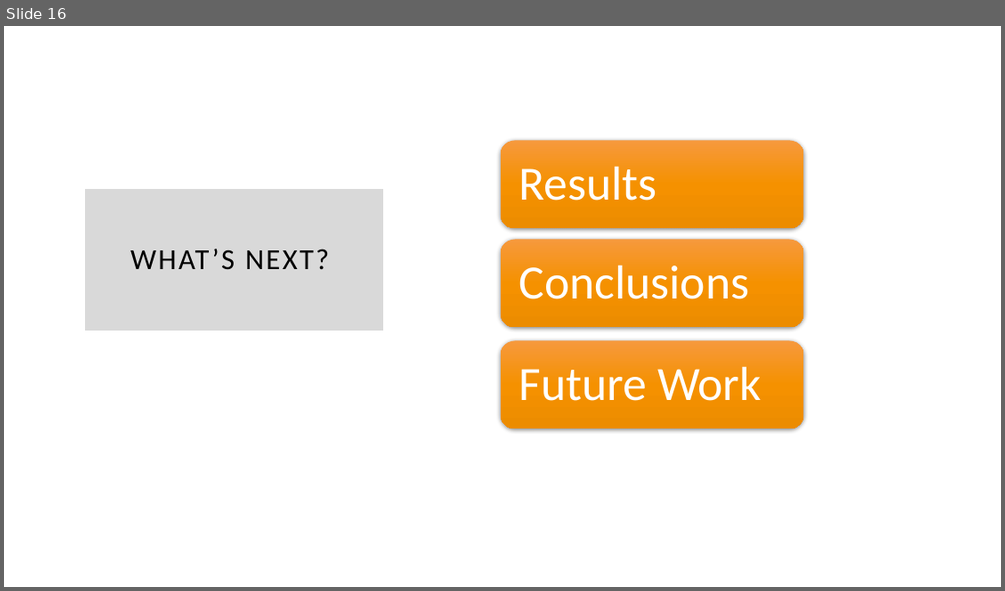
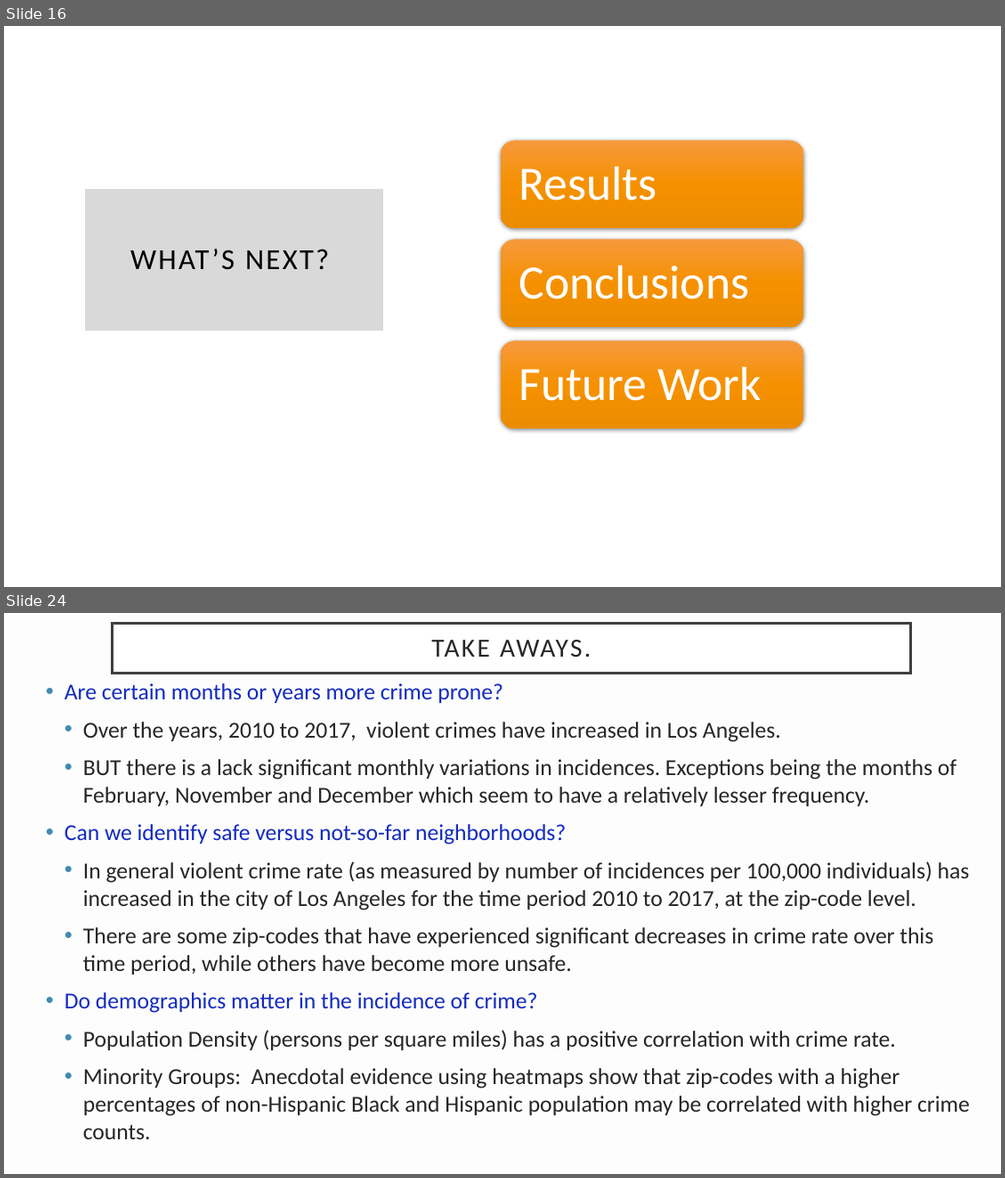
Before and after one commit to shrawantee/Project-Analysis-of-Violent-Crime-in-LA, a slide deck: Presentation/LACity Crime-Final Slides.pptx. Shown one above the other, each under a label of ours: slide 16 before the commit, slides 16 and 24 after it; the slides between them are not shown. The pictures are 1005x591 and 1005x1178 pixels, drawn with LibreOffice and Linux fonts; fonts in the diff are those of the drawing. Boxes give left, top, right and bottom in pixels: in the first picture for what was removed or moved away, otherwise in the second. Text is boxed around its words. In the diff, an @@ line names an element or a change of style, - is before the commit and + after.

```diff
--- a/Presentation/LACity Crime-Final Slides.pptx
+++ b/Presentation/LACity Crime-Final Slides.pptx
@@ slide 24 added at box(4, 613, 1001, 1174), background #DDDDDD at 4% opacity @@
@@ title added at box(112, 624, 910, 674), fill #FFFFFF, outline #404040 2.5 pt, 25.2 pt, text #262626 @@
+TAKE AWAYS.
@@ text added at box(65, 683, 970, 1139), 22 pt, text #262626 @@
+• Are certain months or years more crime prone?
+  • Over the years, 2010 to 2017, violent crimes have increased in Los Angeles.
+  • BUT there is a lack significant monthly variations in incidences. Exceptions being the months of February, November and December which seem to have a relatively lesser frequency.
+• Can we identify safe versus not-so-far neighborhoods?
+  • In general violent crime rate (as measured by number of incidences per 100,000 individuals) has increased in the city of Los Angeles for the time period 2010 to 2017, at the zip-code level.
+  • There are some zip-codes that have experienced significant decreases in crime rate over this time period, while others have become more unsafe.
+• Do demographics matter in the incidence of crime?
+  • Population Density (persons per square miles) has a positive correlation with crime rate.
+  • Minority Groups: Anecdotal evidence using heatmaps show that zip-codes with a higher percentages of non-Hispanic Black and Hispanic population may be correlated with higher crime counts.
```
Also in this commit, not shown: 7 slides changed, 7 other slides added, 5 slides removed, 1 other file.
